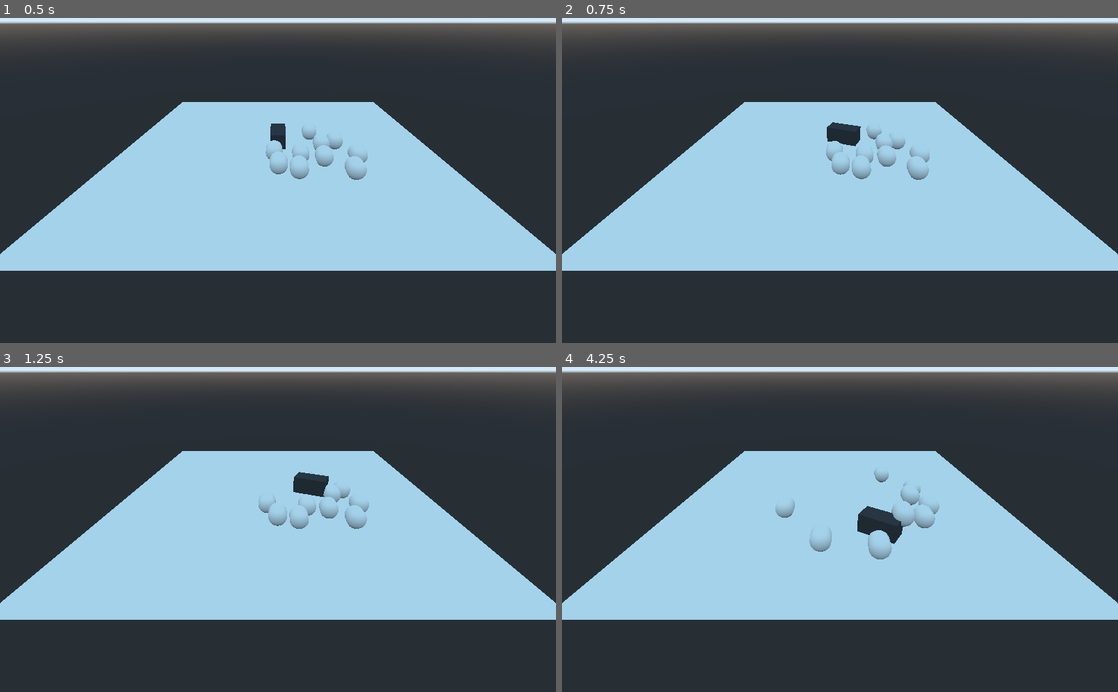
Above: before the commit, frames 1-4 (two rows, left to right).
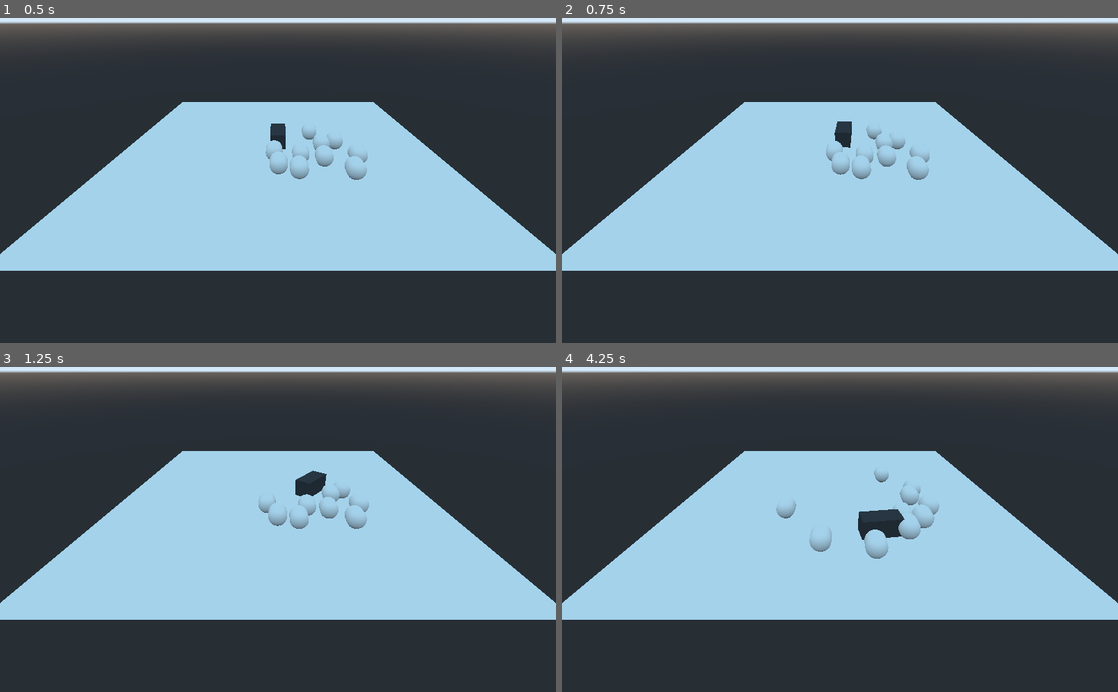
Above: after the commit, the same moments.

Repository: panic-fennecs/ideal-garbanzo
Game: Godot game, scene res://Main.tscn
Two runs of this game, one before a commit and one after it. Both use one fixed random seed, a clock stepped at 60 frames per second and the inputs below.
Inputs (mouse positions are in pixels of both pictures, inside the frame that each line leads up to):
- Up to frame 1 (0.5 s): no input
- Up to frame 2 (0.75 s): move the mouse to (962, 164) at 0.52 s; click (962, 164) at 0.67 s
- Up to frame 3 (1.25 s): no input
- Up to frame 4 (4.25 s): drag from (728, 545) to (812, 594) at 1.27 s; move the mouse to (895, 458) at 2.02 s; click (895, 458) at 2.17 s; drag from (812, 594) to (673, 480) at 2.77 s; move the mouse to (1006, 578) at 3.52 s; click (1006, 578) at 3.67 s

Frame 1 is identical in both runs. In frame 2, 0.2% of the frame differs, in the area x 47-54%, y 31-40%; in frame 3, 0.1%; in frame 4, 0.5%, in the area x 38-68%, y 36-60%.

Commit message:
dog smooth rotation

Diff:
--- a/Dog.gd
+++ b/Dog.gd
@@ -6,7 +6,7 @@
 
 func _ready():
 	move_animation = $"MoveAnimation"
-	move_animation.set_object($"MeshInstance")
+	move_animation.set_objects($"MeshInstance", self)
 
 func _process(delta):
 	if target_pos:
@@ -16,15 +16,11 @@
 		var l = vec.length()
 		pos = pos + dir * speed * delta
 		transform.origin = pos
-		transform = transform.looking_at(target_pos, Vector3(0, 1, 0))
-		move_animation.move()
+		move_animation.move(dir)
 		if l < 1:
 			target_pos = null
 	else:
 		move_animation.idle()
 
-func move_to(pos):
-	pass
-
 func _on_Ground_clicked(pos):
 	target_pos = pos
--- a/Dog.tscn
+++ b/Dog.tscn
@@ -1,7 +1,7 @@
 [gd_scene load_steps=6 format=2]
 
 [ext_resource path="res://Dog.gd" type="Script" id=1]
-[ext_resource path="res://MoveAnimation.gd" type="Script" id=2]
+[ext_resource path="res://MoveAnimation.tscn" type="PackedScene" id=2]
 
 [sub_resource type="CubeMesh" id=1]
 
@@ -18,8 +18,7 @@
 mesh = SubResource( 1 )
 material/0 = SubResource( 2 )
 
-[node name="MoveAnimation" type="Node2D" parent="."]
-script = ExtResource( 2 )
+[node name="MoveAnimation" parent="." instance=ExtResource( 2 )]
 
 [node name="KinematicBody" type="KinematicBody" parent="."]
 
--- a/MoveAnimation.gd
+++ b/MoveAnimation.gd
@@ -1,10 +1,12 @@
 extends Node2D
 
-var object = null
+var translated_object = null
+var rotated_object = null
+
 var moving = false
+var jumping = false
+var target_dir = null
 var initial_height = 0
-
-var jumping = false
 var height = 0
 var velocity = 0
 var force = 10
@@ -20,14 +22,21 @@
 	elif moving:
 		jumping = true
 		velocity = force
-	object.transform.origin.y = initial_height + height
+
+	translated_object.transform.origin.y = initial_height + height
+	if target_dir:
+		var dir = -rotated_object.global_transform.basis.z
+		dir = dir.linear_interpolate(target_dir, .02)
+		rotated_object.transform = rotated_object.transform.looking_at(rotated_object.transform.origin + dir, Vector3(0, 1, 0))
 
 func idle():
 	moving = false
 
-func move():
+func move(dir):
 	moving = true
+	target_dir = dir
 
-func set_object(o):
-	object = o
-	initial_height = object.transform.origin.y
+func set_objects(translated, rotated):
+	translated_object = translated
+	rotated_object = rotated
+	initial_height = translated_object.transform.origin.y
--- /dev/null
+++ b/MoveAnimation.tscn
@@ -0,0 +1,6 @@
+[gd_scene load_steps=2 format=2]
+
+[ext_resource path="res://MoveAnimation.gd" type="Script" id=1]
+
+[node name="MoveAnimation" type="Node2D"]
+script = ExtResource( 1 )
